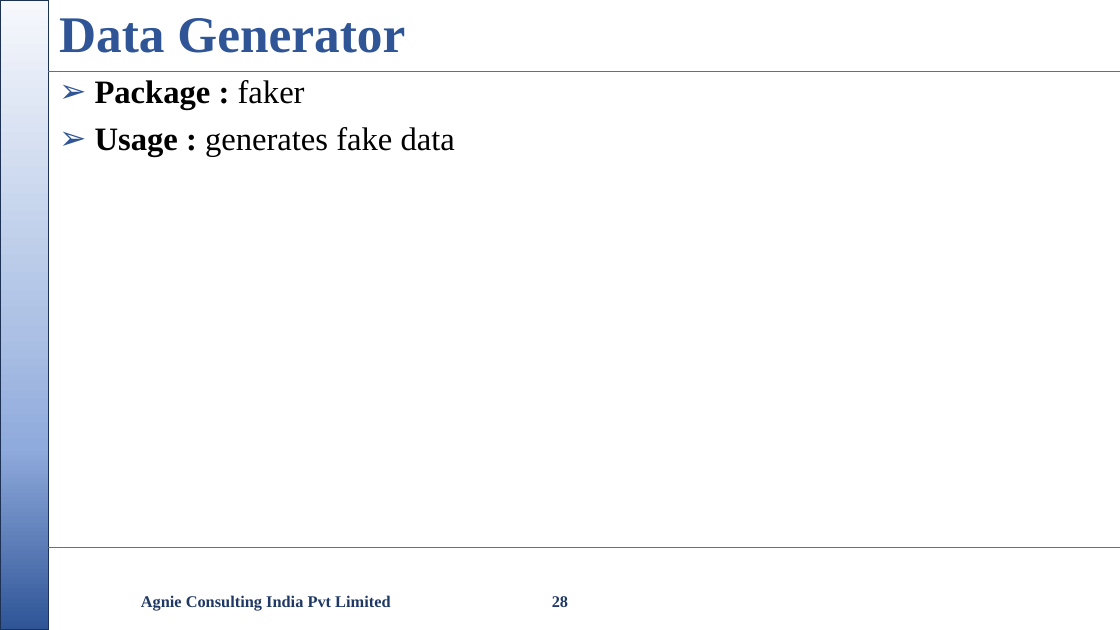
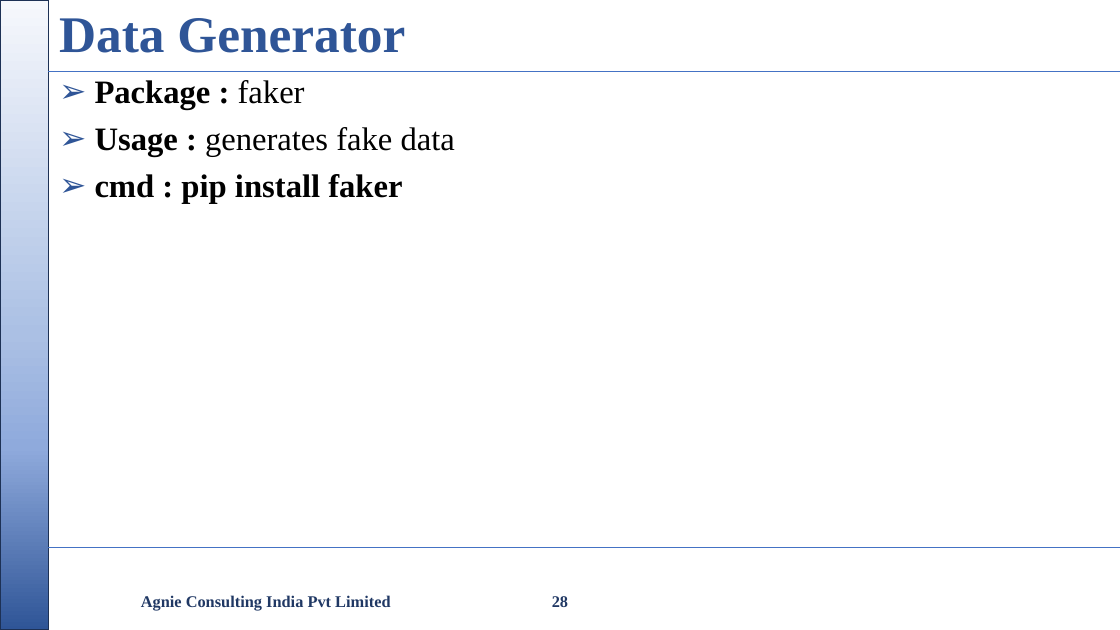
Before and after one commit to nikishdaniel1-del/Python-Cls, a slide deck: slide 28 of python class/Python Class.pptx. Drawn at 1120x630 pixels with LibreOffice and Linux fonts; fonts in the diff are those of the drawing; background and template pictures are left out. Boxes give left, top, right and bottom in pixels: in the first picture for what was removed or moved away, otherwise in the second. Text is boxed around its words. In the diff, an @@ line names an element or a change of style, - is before the commit and + after.

```diff
--- a/python class/Python Class.pptx
+++ b/python class/Python Class.pptx
@@ text at [95,174,402,204]: paragraph added @@
+➢ cmd : pip install faker
```
Also in this commit, not shown: 6 other slides changed, 4 other files.
